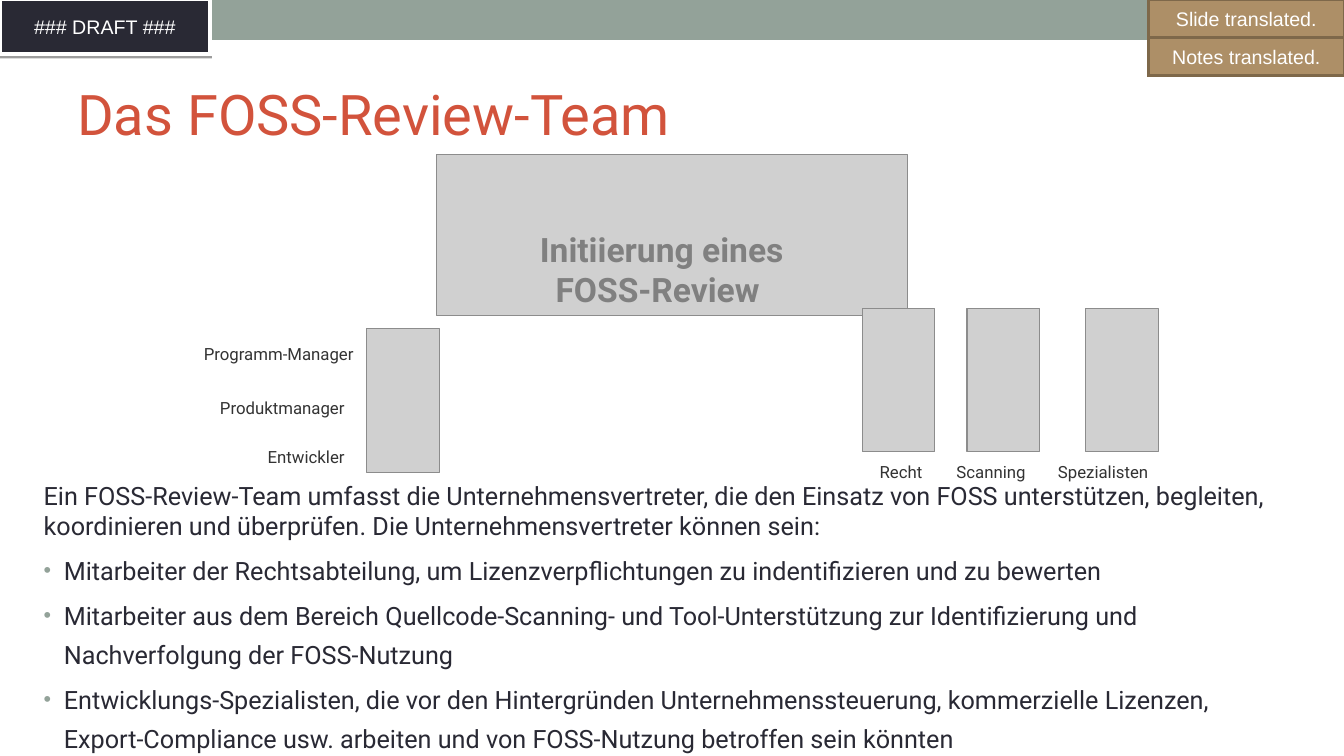
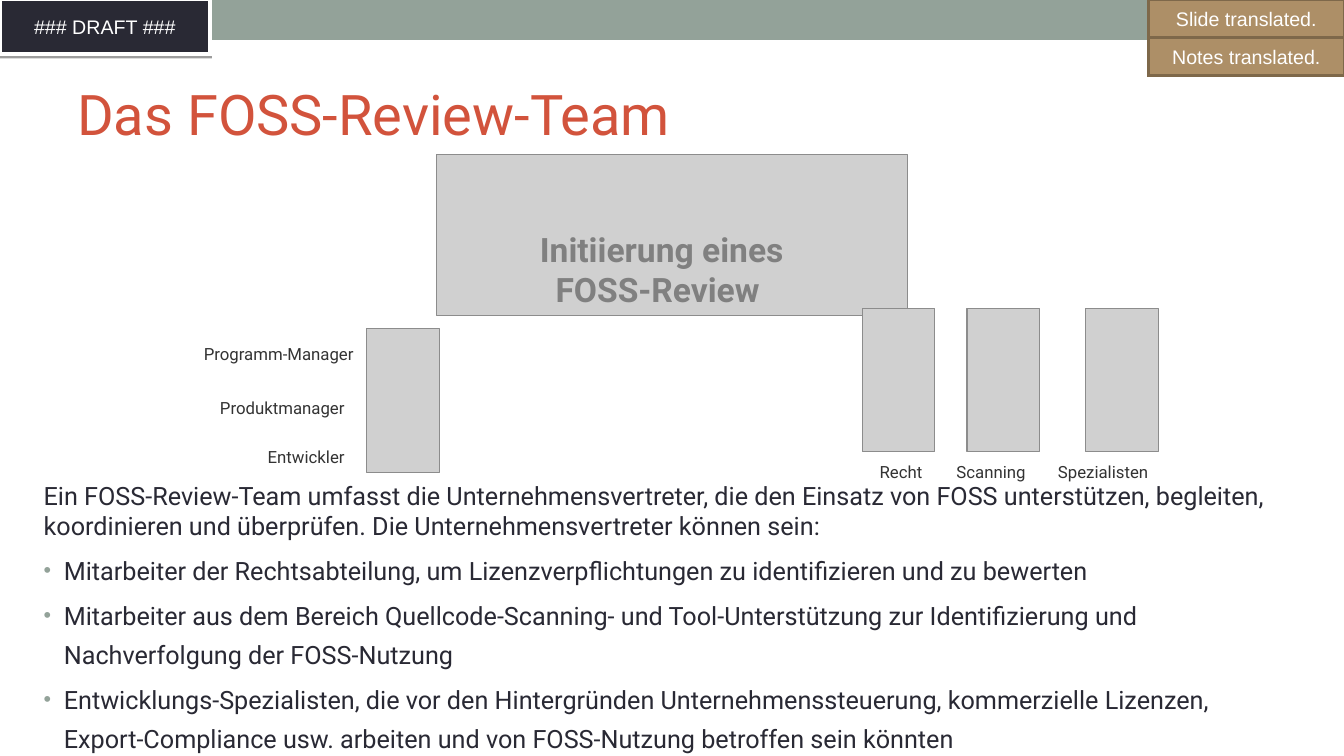
Before and after one commit to SThanheiser/curriculum, a slide deck: slide 48 of translation-DE/slides/DFT_openchain-curriculum-for-1-1_GER.odp. Drawn at 1344x756 pixels with LibreOffice and Linux fonts; fonts in the diff are those of the drawing; grey boxes stand for pictures; background and template pictures are left out. Boxes give left, top, right and bottom in pixels: in the first picture for what was removed or moved away, otherwise in the second. Text is boxed around its words. In the diff, an @@ line names an element or a change of style, - is before the commit and + after.

```diff
--- a/translation-DE/slides/DFT_openchain-curriculum-for-1-1_GER.odp
+++ b/translation-DE/slides/DFT_openchain-curriculum-for-1-1_GER.odp
@@ text at (64, 561, 1087, 586): text changed @@
-• Mitarbeiter der Rechtsabteilung, um Lizenzverpflichtungen zu indentifizieren und zu bewerten
+• Mitarbeiter der Rechtsabteilung, um Lizenzverpflichtungen zu identifizieren und zu bewerten
```
Also in this commit, not shown: 15 other slides changed, 6 slides added, 6 slides removed, 1 other file.
